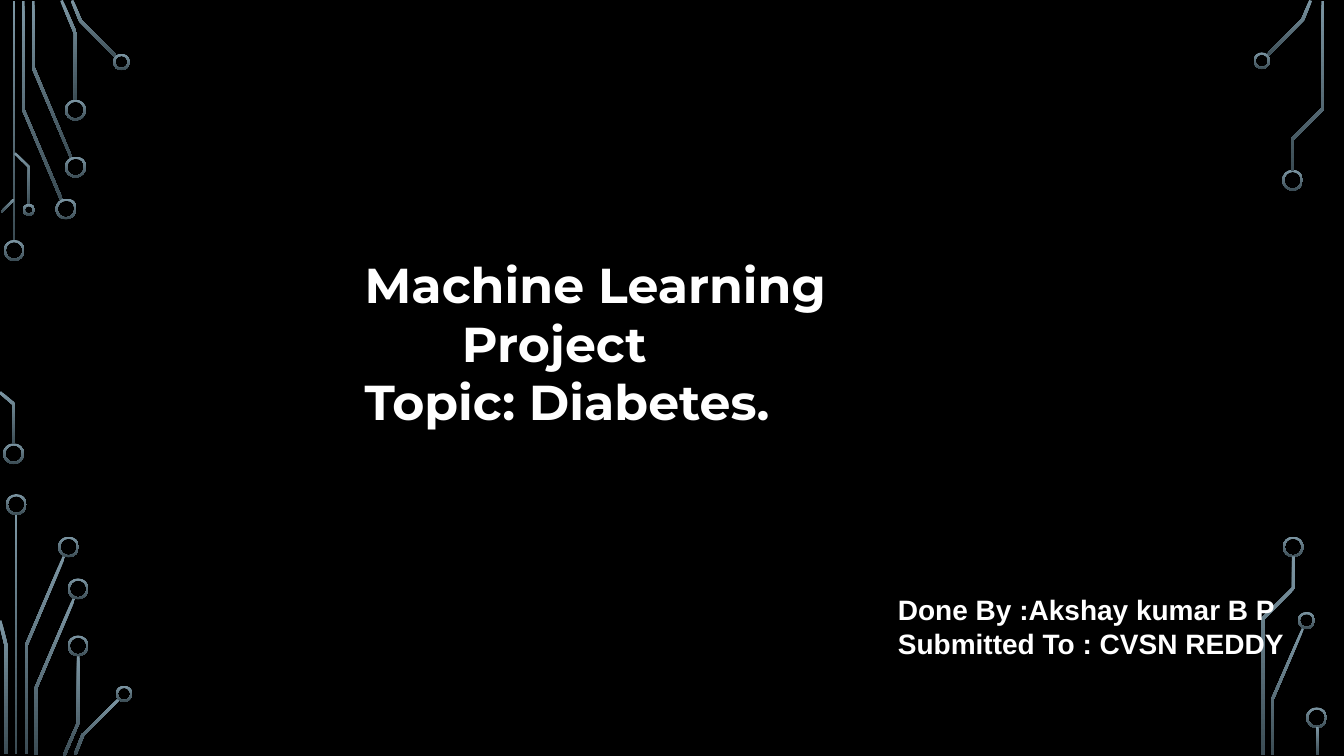
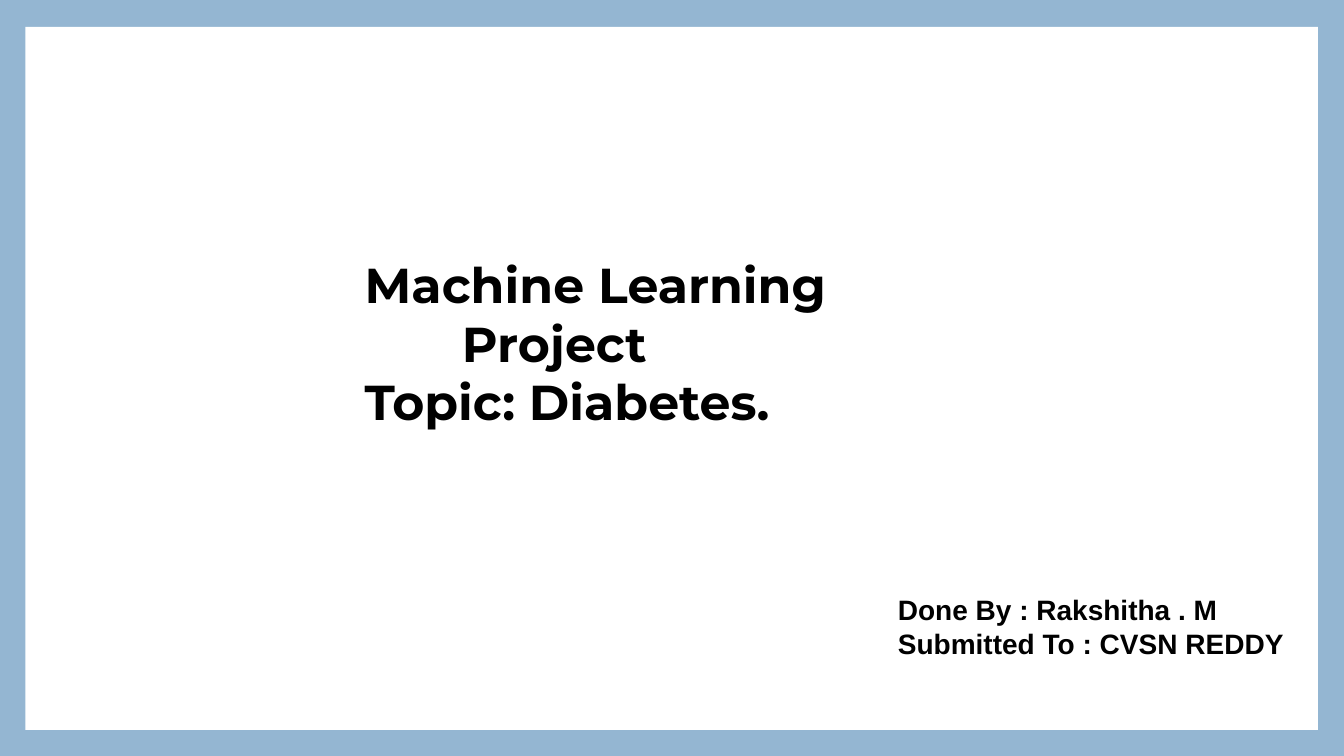
Before and after one commit to Akshaykumar2004/Aigle_Assignment6, a slide deck: slide 1 of AgileProject.pptx. Drawn at 1344x756 pixels with LibreOffice and Linux fonts; fonts in the diff are those of the drawing; background and template pictures are left out. Boxes give left, top, right and bottom in pixels: in the first picture for what was removed or moved away, otherwise in the second. Text is boxed around its words. In the diff, an @@ line names an element or a change of style, - is before the commit and + after.

```diff
--- a/AgileProject.pptx
+++ b/AgileProject.pptx
@@ background picture (left out) to #94B6D2 @@
@@ rectangle added at box(25, 27, 1318, 730), fill #FFFFFF @@
@@ text "Machine Learning" at box(365, 264, 826, 430): text colour #FFFFFF to #000000 @@
@@ text at box(898, 599, 1217, 625): text changed; text colour #FFFFFF to #000000 @@
-Done By :Akshay kumar B P
+Done By : Rakshitha . M
@@ text at box(898, 633, 1283, 655): text colour #FFFFFF to #000000 in "Submitted To : CVSN REDDY" @@
@@ group removed at box(0, 0, 1328, 756): 33 freeform shapes, 3 rectangles @@
```
Also in this commit, not shown: 16 other slides changed, 3 other files.
